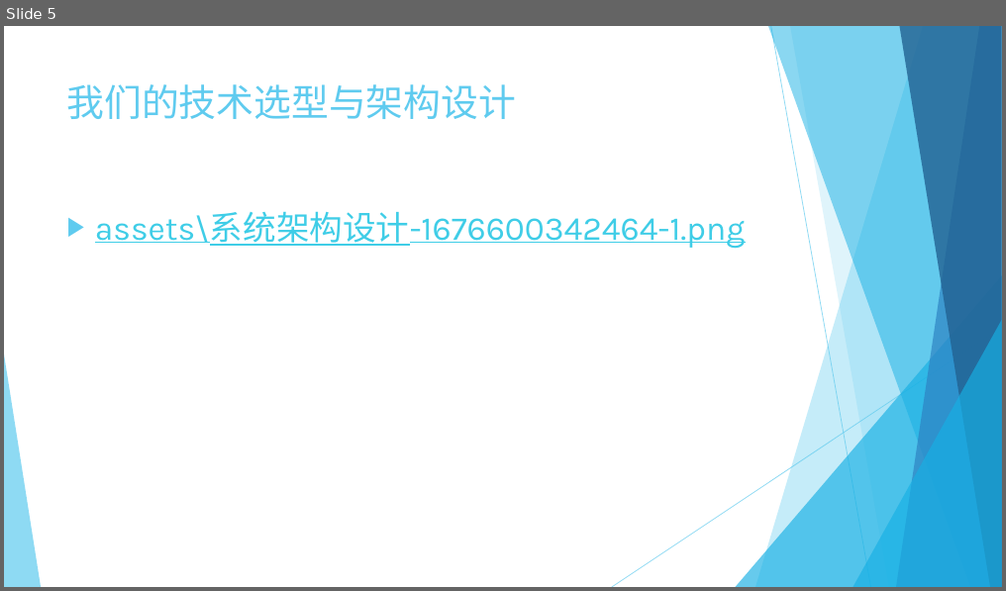
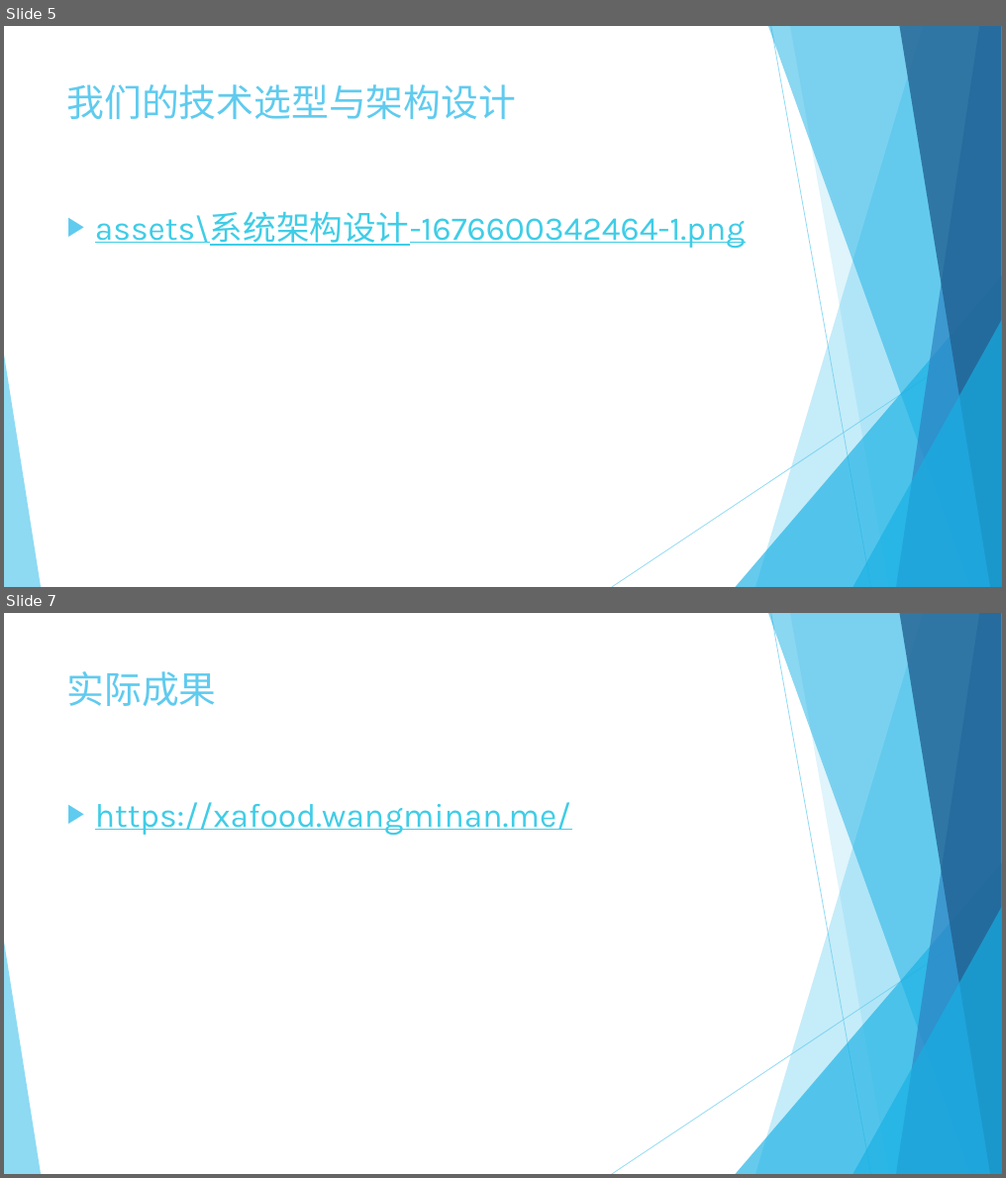
Before and after one commit to WangMinan/bigdata_practice, a slide deck: 文档/10.项目答辩.pptx. Shown one above the other, each under a label of ours: slide 5 before the commit, slides 5 and 7 after it; the slides between them are not shown. The pictures are 1006x591 and 1006x1178 pixels, drawn with LibreOffice and Linux fonts; fonts in the diff are those of the drawing. Boxes give left, top, right and bottom in pixels: in the first picture for what was removed or moved away, otherwise in the second. Text is boxed around its words. In the diff, an @@ line names an element or a change of style, - is before the commit and + after.

```diff
--- a/文档/10.项目答辩.pptx
+++ b/文档/10.项目答辩.pptx
@@ slide 7 added at (4,613,1002,1174), background #FFFFFF; not listed: 10 template elements that a slide beside it also shows @@
@@ title added at (67,671,217,706), 36 pt, text #5FCBEF @@
+实际成果
@@ text added at (95,802,571,835), 32 pt, text #3FCDE7, underline @@
+▶ https://xafood.wangminan.me/
```
Also in this commit, not shown: 2 slides changed, 2 other slides added, 1 slide removed, 12 other files.
